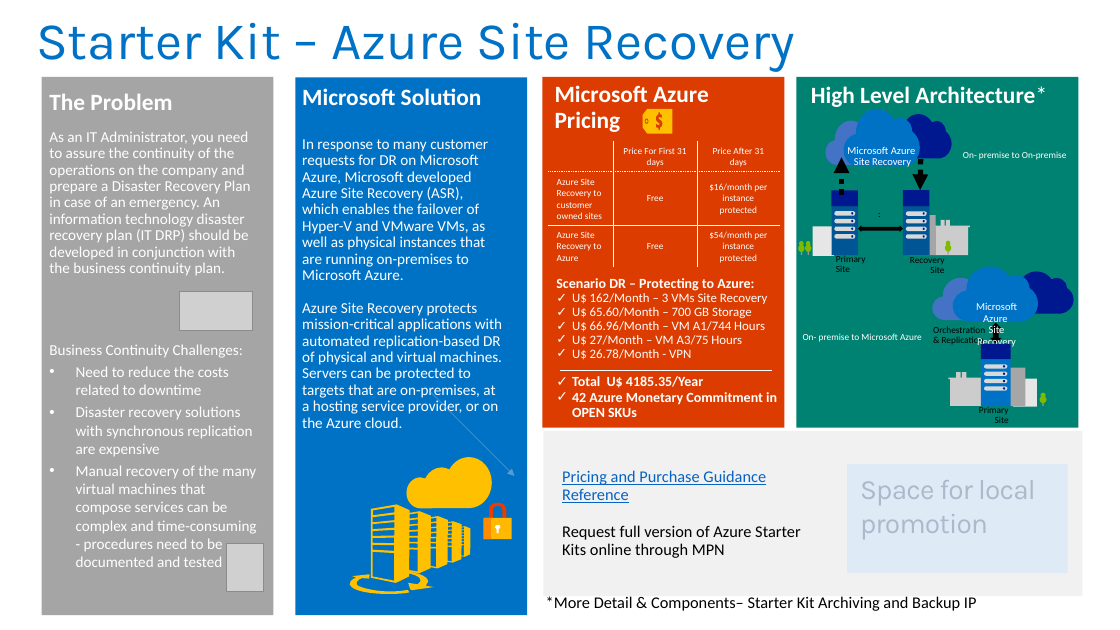
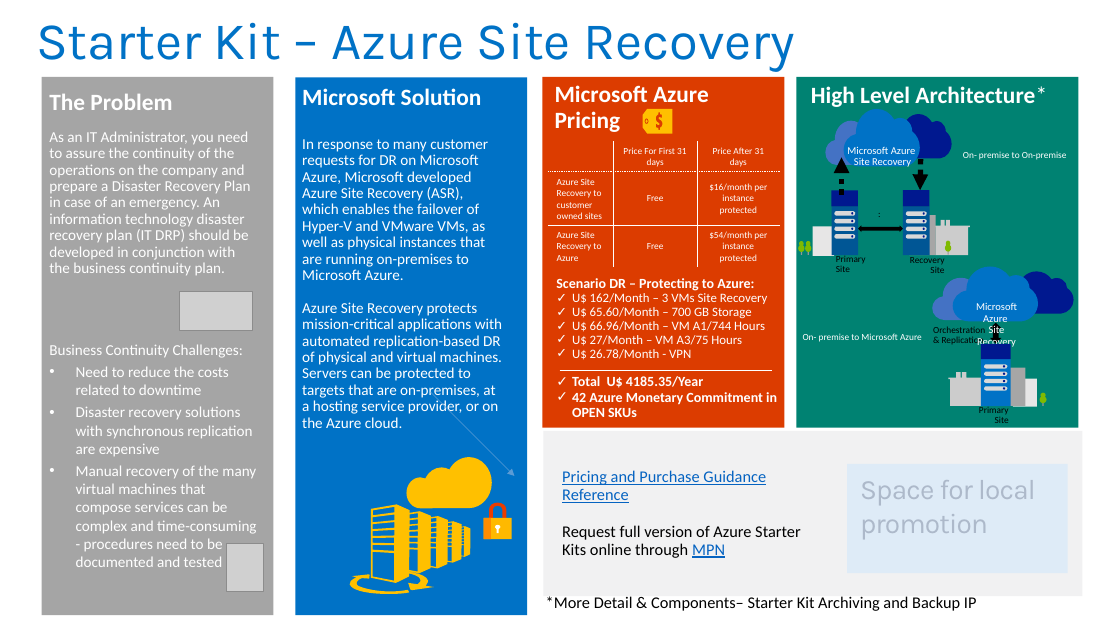
Before and after one commit to kulado/azure-starterkits, a slide deck: slide 1 of Content/Starter Kit - Azure Site Recovery/0 - One Slide - StarterKit - Site Recovery.pptx. Drawn at 1120x630 pixels with LibreOffice and Linux fonts; fonts in the diff are those of the drawing; grey boxes stand for pictures. Boxes give left, top, right and bottom in pixels: in the first picture for what was removed or moved away, otherwise in the second. Text is boxed around its words. In the diff, an @@ line names an element or a change of style, - is before the commit and + after.

```diff
--- a/Content/Starter Kit - Azure Site Recovery/0 - One Slide - StarterKit - Site Recovery.pptx
+++ b/Content/Starter Kit - Azure Site Recovery/0 - One Slide - StarterKit - Site Recovery.pptx
@@ text at <box>562,525,800,558</box>: text colour #000000 to #0563C1, underline on in "MPN" @@
```
Also in this commit, not shown: 11 other files.
